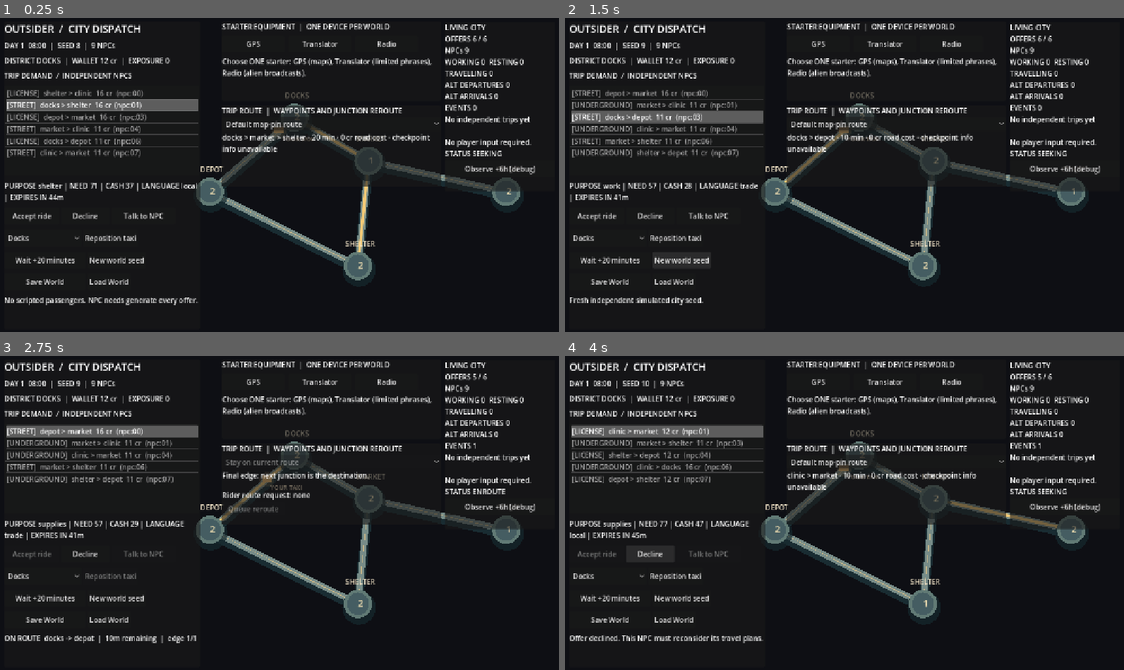
Above: before the commit, frames 1-4 (two rows, left to right).
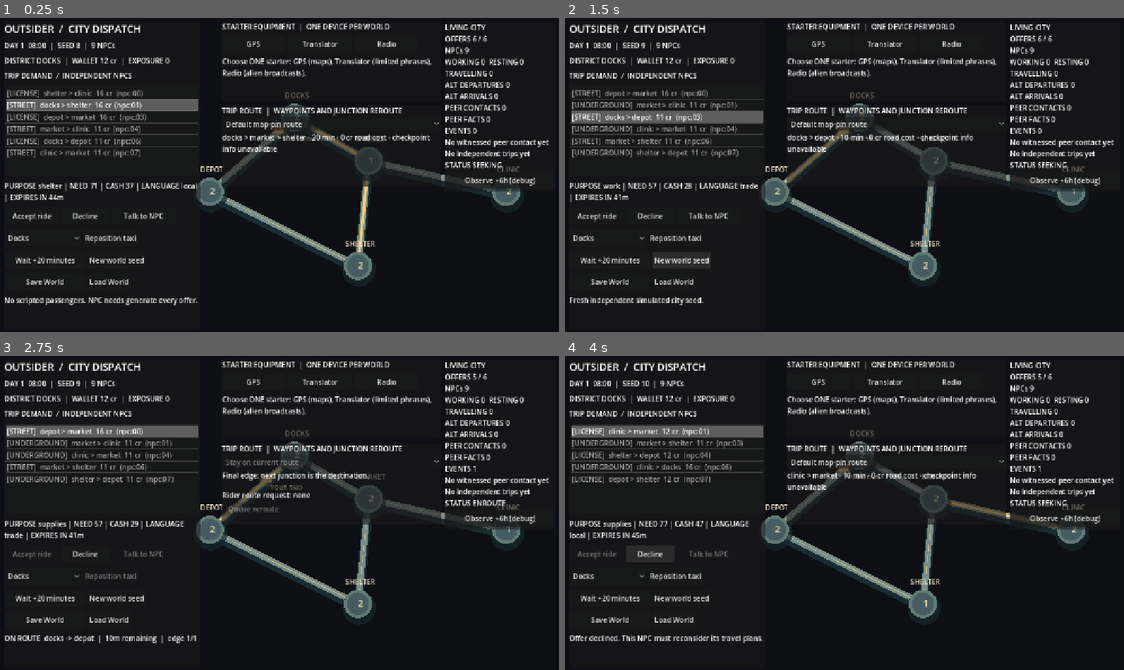
Above: after the commit, the same moments.

Repository: MohamedXIV/outsider-driver-2d
Game: Godot game, scene res://scenes/sandbox.tscn
The game is run twice, just before and just after one commit, with the same random seed, the same clock (stepped at 60 frames per second) and the same inputs.
Inputs:
- Up to frame 1 (0.25 s): no input
- Up to frame 2 (1.5 s): click "Accept ride" at 0.5 s; click "New world seed" at 1.25 s
- Up to frame 3 (2.75 s): click "Accept ride" at 2 s
- Up to frame 4 (4 s): click "New world seed" at 2.75 s; click "Decline" at 3.5 s

The runs differ from the first frame. In frame 1, 1.4% of the frame differs, in the area x 79-99%, y 27-55%; in frame 2, 1.4%; in frame 3, 1.4%; in frame 4, 1.4%.

Commit message:
S3 P1: visible/native/Web peer meeting tests, causal knowledge and idle replay

Diff:
--- a/scripts/sandbox/sandbox_main.gd
+++ b/scripts/sandbox/sandbox_main.gd
@@ -351,6 +351,19 @@
 	var phase: String = "enroute" if not _world.active_offer_id.is_empty() else "seeking"
 	var departed: int = _count_events("npc_alternative_departed")
 	var arrived: int = _count_events("npc_alternative_arrived")
+	var peer_count: int = _count_events("npc_peer_contact")
+	var peer_facts: int = 0
+	var recent_contact: String = "No witnessed peer contact yet"
+	for resident in _world.residents:
+		peer_facts += resident["peer_knowledge"].size()
+	for j in range(_world.events.size() - 1, -1, -1):
+		var peer_event: Dictionary = _world.events[j]
+		if peer_event["kind"] == "npc_peer_contact":
+			recent_contact = "%s met %s at %s" % [
+				peer_event["subject"], peer_event["detail"]["recipient"],
+				peer_event["detail"]["district"]
+			]
+			break
 	var working: int = _count_activity("working")
 	var resting: int = _count_activity("resting")
 	var moving: int = _count_activity("travelling")
@@ -360,9 +373,10 @@
 		if str(event["kind"]).begins_with("npc_alternative_"):
 			recent = "%s %s" % [str(event["subject"]), str(event["kind"]).trim_prefix("npc_alternative_")]
 			break
-	_world_info.text = "LIVING CITY\nOFFERS %d / %d\nNPCs %d\nWORKING %d  RESTING %d\nTRAVELLING %d\nALT DEPARTURES %d\nALT ARRIVALS %d\nEVENTS %d\n%s\n\nNo player input required.\nSTATUS %s" % [
+	_world_info.text = "LIVING CITY\nOFFERS %d / %d\nNPCs %d\nWORKING %d  RESTING %d\nTRAVELLING %d\nALT DEPARTURES %d\nALT ARRIVALS %d\nPEER CONTACTS %d\nPEER FACTS %d\nEVENTS %d\n%s\n%s\nSTATUS %s" % [
 		available.size(), _world.offers.size(), _world.residents.size(),
-		working, resting, moving, departed, arrived, _world.events.size(), recent, phase.to_upper()
+		working, resting, moving, departed, arrived, peer_count, peer_facts,
+		_world.events.size(), recent_contact, recent, phase.to_upper()
 	]
 	if not _world.active_offer_id.is_empty():
 		var route: Dictionary = _world.offer_by_id(_world.active_offer_id)
@@ -371,7 +385,7 @@
 			_world.route_segment + 1, _world.route_nodes.size() - 1
 		]
 	if OS.has_feature("web"):
-		var web_state: String = "Object.assign(document.documentEl …(850 unchanged characters)… oxReplanEnabled:'%s',sandboxRiderInfo:%s})" % [
+		var web_state: String = "Object.assign(document.documentEl …(850 unchanged characters)… oxReplanEnabled:'%s',sandboxRiderInfo:%s,sandboxPeerContacts:'%d',sandboxPeerFacts:'%d',sandboxPeerLast:%s})" % [
 			_world.seed, available.size(), _world.residents.size(), _world.events.size(),
 			_world.credits, _world.risk, phase, _world.player_district,
 			_selected_id, str(not _accept.disabled).to_lower(), _settled_count(),
@@ -388,7 +402,8 @@
 			str(_world.rider_route_request.get("status", "")),
 			str(_world.rider_route_request.get("via", "")),
 			int(_world.resident(str(_world.offer_by_id(_world.active_offer_id).get("npc_id", ""))).get("trust", 0)),
-			str(not _apply_route.disabled).to_lower(), JSON.stringify(_rider_info.text)
+			str(not _apply_route.disabled).to_lower(), JSON.stringify(_rider_info.text),
+			peer_count, peer_facts, JSON.stringify(recent_contact)
 		]
 		JavaScriptBridge.eval(web_state, true)
 
--- /dev/null
+++ b/tests/test_sandbox_peer.gd
@@ -0,0 +1,53 @@
+extends SceneTree
+
+func _initialize() -> void:
+	for seed in [8, 9, 17]:
+		var world: SandboxWorld = SandboxWorld.new(seed)
+		var replay: SandboxWorld = SandboxWorld.new(seed)
+		assert(world.advance(20))
+		var meetings: Array[Dictionary] = []
+		for event in world.events:
+			if event["kind"] == "npc_peer_contact":
+				meetings.append(event)
+		assert(meetings.size() > 0)
+		var first: Dictionary = meetings[0]
+		var actor: Dictionary = world.resident(str(first["subject"]))
+		var receiver: Dictionary = world.resident(str(first["detail"]["recipient"]))
+		assert(not actor.is_empty() and not receiver.is_empty())
+		assert(actor["id"] != receiver["id"] and actor["location"] == receiver["location"])
+		assert(actor["language"] == receiver["language"] and actor["species"] != receiver["species"])
+		assert(int(first["detail"]["affinity"]) >= 2)
+		assert(int(first["detail"]["rivalry"]) > 0) # Familiarity and competition coexist.
+		var fact: String = str(first["detail"]["fact"])
+		assert(receiver["peer_knowledge"].has(fact))
+		assert(receiver["peer_knowledge"][fact]["source"] == first["id"])
+		assert(receiver["peer_knowledge"][fact]["value"] == actor["home"])
+		assert(int(receiver["contacts"][actor["id"]]) == 1)
+		assert(int(actor["contacts"][receiver["id"]]) == 1)
+		# Nobody else is granted another person's private fact telepathically.
+		for npc in world.residents:
+			if npc["id"] != receiver["id"]:
+				assert(not npc["peer_knowledge"].has(fact))
+		assert(world.advance(1420))
+		assert(replay.advance(1440))
+		assert(world.snapshot() == replay.snapshot())
+		var file: String = "user://s3-peers-%d.json" % seed
+		var split: SandboxWorld = SandboxWorld.new(seed)
+		assert(split.advance(720))
+		assert(SandboxSave.save_world(split, file))
+		var recovered: SandboxWorld = SandboxSave.load_world(file)
+		assert(recovered != null)
+		assert(recovered.advance(720))
+		assert(recovered.snapshot() == world.snapshot())
+		var forged: Dictionary = world.snapshot()
+		var recipient_idx: int = -1
+		for i in range(forged["residents"].size()):
+			if forged["residents"][i]["id"] == receiver["id"]:
+				recipient_idx = i
+		assert(recipient_idx >= 0)
+		forged["residents"][recipient_idx]["peer_knowledge"][fact]["source"] = "event:forged"
+		assert(not SandboxWorld.new().restore_snapshot(forged))
+		print("S3_PEERS seed=", seed, " contacts=", meetings.size(),
+			" first_source=", first["id"])
+	print("SANDBOX_PEER_PASS")
+	quit(0)
--- /dev/null
+++ b/tests/test_sandbox_peer_scene.gd
@@ -0,0 +1,37 @@
+extends SceneTree
+
+const SHOTS: String = "/tmp/od2d-ink-evidence/sandbox"
+func _initialize() -> void:
+	call_deferred("_test")
+
+func _test() -> void:
+	DirAccess.make_dir_recursive_absolute(SHOTS)
+	var scene: Node2D = load("res://scenes/sandbox.tscn").instantiate() as Node2D
+	get_root().add_child(scene)
+	await process_frame
+	await process_frame
+	var world: SandboxWorld = scene.get("_world") as SandboxWorld
+	var observe: Button = scene.get_node("HUD/WorldPanel/Content/Observe") as Button
+	observe.pressed.emit()
+	await process_frame
+	var source: Dictionary = {}
+	for event in world.events:
+		if event["kind"] == "npc_peer_contact":
+			source = event
+			break
+	assert(not source.is_empty())
+	assert(world.resident(str(source["detail"]["recipient"]))["peer_knowledge"].has(source["detail"]["fact"]))
+	var info: Label = scene.get_node("HUD/WorldPanel/Content/WorldInfo") as Label
+	assert(info.text.contains("PEER CONTACTS") and info.text.contains("PEER FACTS"))
+	await RenderingServer.frame_post_draw
+	var screenshot: Image = get_root().get_texture().get_image()
+	assert(screenshot.save_png(SHOTS.path_join("peer-contacts-idle.png")) == OK)
+	scene.call("_on_save")
+	scene.call("_on_new_seed")
+	scene.call("_on_load")
+	var restored: SandboxWorld = scene.get("_world") as SandboxWorld
+	assert(restored.events == world.events and restored.residents == world.residents)
+	await RenderingServer.frame_post_draw
+	assert(get_root().get_texture().get_image().save_png(SHOTS.path_join("peer-contacts-restored.png")) == OK)
+	print("SANDBOX_PEER_SCENE_PASS")
+	quit(0)
Not shown, changed: .github/workflows/p1-ink.yml
Not shown, added: tests/web_sandbox_peer.cjs
